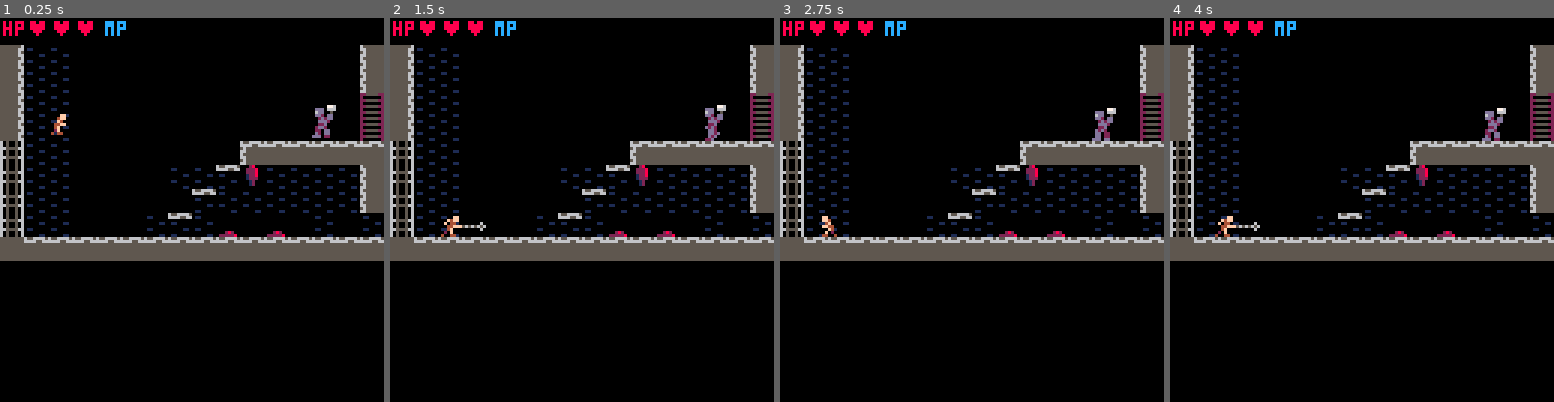
Above: before the commit, frames 1-4 (left to right).
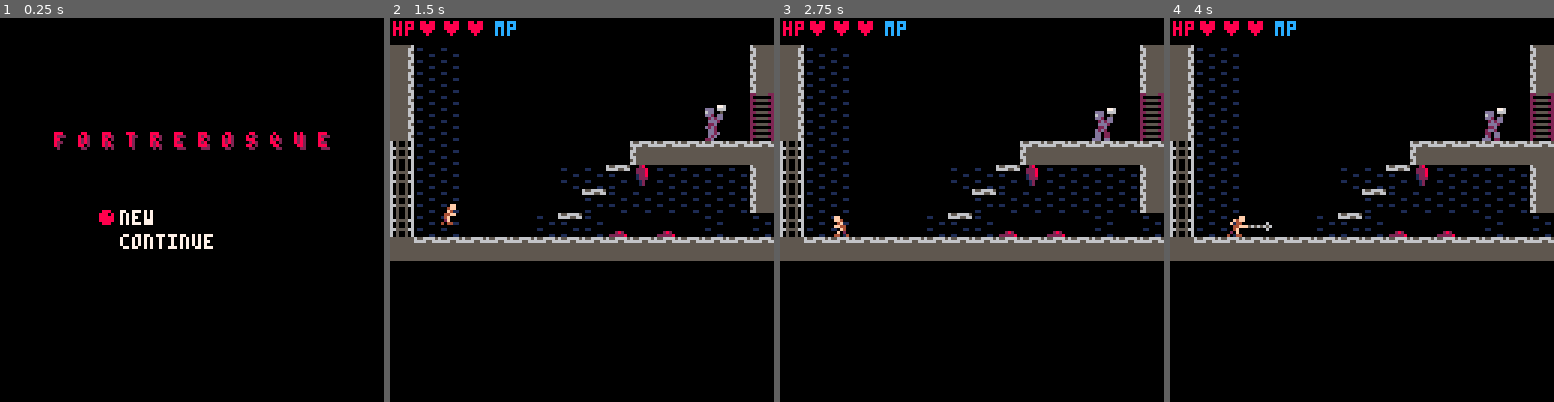
Above: after the commit, the same moments.

Repository: AddisonMink/fortrebosque
Game: PICO-8 cartridge main.p8
Same seed, same stepped clock (60 frames per second), same inputs: the game is played once before the commit and once after it.
Inputs:
- Up to frame 1 (0.25 s): no input
- Up to frame 2 (1.5 s): tap O (Z key) at 0.33, 0.7, 1.43 s; tap X (X key) at 1.07 s
- Up to frame 3 (2.75 s): hold Left 1.97-2.37 s; tap X (X key) at 2.07, 2.4, 2.73 s; tap O (Z key) at 2.22 s; hold Down from 2.42 s (still down)
- Up to frame 4 (4 s): release Down at 2.82 s; hold Right 2.87-3.53 s; tap X (X key) at 3.07, 3.4, 3.73 s; tap O (Z key) at 3.1, 3.98 s; hold Up from 3.58 s (still down)

The runs differ from the first frame. In frame 1, 18% of the frame differs, in the area x 0-100%, y 0-64%; in frame 2, 0.3%; in frame 3, 0.2%; in frame 4, 0.3%.

Commit message:
add start screen.

Diff:
--- a/main.p8
+++ b/main.p8
@@ -20,6 +20,8 @@
 #include room.lua
 
 function _init()
+	cursor = 0
+
 	room_map = {}
 	for rx = 0, 7 do
 		for ry = 0, 3 do
@@ -28,7 +30,7 @@
 		end
 	end
 
-	player = player_new(16, 48 + 80 - 40)
+	player = player_new(16, 128)
 	rx, ry = 0, 1
 
 	-- checkpoint: demon
@@ -43,11 +45,17 @@
 
 	room = room_map["0,1"]
 	room.init(player)
-	state = "play"
+	state = "start"
 end
 
 function _update()
-	if state == "play" then
+	if state == "start" then
+		cursor = btnp(2) and 0 or btnp(3) and 1 or cursor
+
+		if btnp(5) then
+			state = "play"
+		end
+	elseif state == "play" then
 		local result = room.update()
 		if not result then
 		elseif result.rx and result.ry then
@@ -62,11 +70,7 @@
 		if btnp(5) then
 			rx, ry = 0, 1
 			room = room_map[rx .. "," .. ry]
-			player.body.x = 16
-			player.body.y = 48 + 80 - 40
-			player.body.vel_x = 0
-			player.body.vel_y = 0
-			player.hitbox.hp = player.hitbox.hp_max
+			player = player_new(16, 128)
 			global.mp = global.mp_max
 			room.init(player)
 			state = "play"
@@ -76,6 +80,23 @@
 
 function _draw()
 	cls()
+
+	if state == "start" then
+		local title = "f o r t r e b o s q u e"
+		local title_x = 64 - (#title * 4) / 2
+		local title_y = 38
+		local x, y = 40, 64
+		local cursor_y = cursor == 0 and y or y + 8
+
+		print(title, title_x + 1, title_y + 1, 2)
+		print(title, title_x, title_y, 8)
+		print("new", x, y, 7)
+		y += 8
+		print("continue", x, y, 7)
+		print("\134", x - 8, cursor_y, 8)
+		return
+	end
+
 	room.draw()
 
 	if state == "dead" then
Not shown, changed: todo.txt
